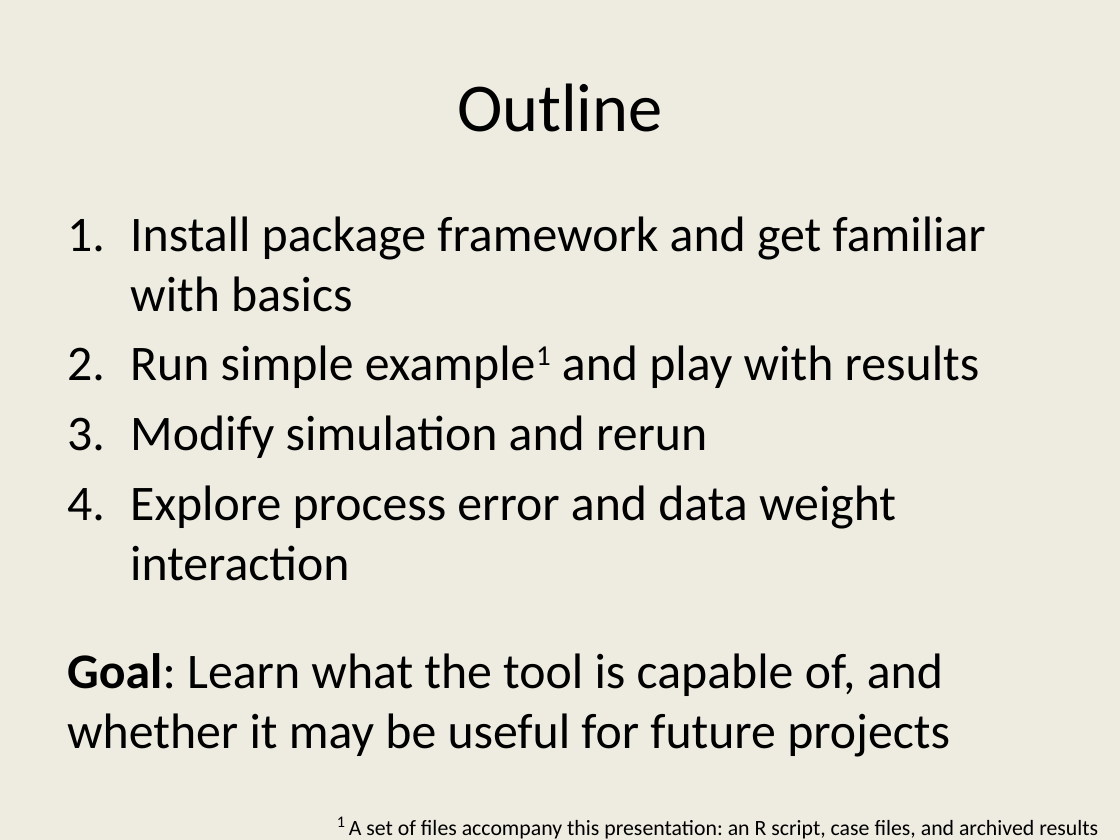
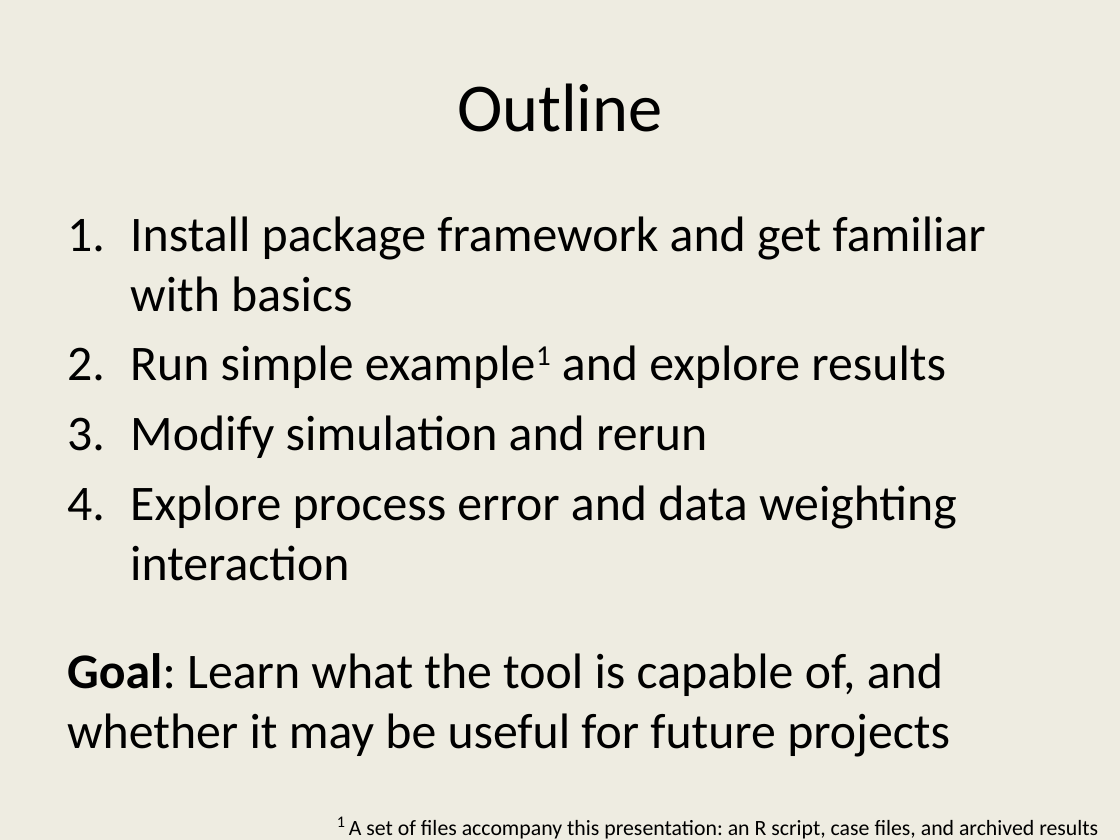
Before and after one commit to ss3sim/workshop, a slide deck: slide 2 of ss3sim_workshop.pptx. Drawn at 1120x840 pixels with LibreOffice and Linux fonts; fonts in the diff are those of the drawing. Boxes give left, top, right and bottom in pixels: in the first picture for what was removed or moved away, otherwise in the second. Text is boxed around its words. In the diff, an @@ line names an element or a change of style, - is before the commit and + after.

Commit message:
small bug fixes and updates to slides

```diff
--- a/ss3sim_workshop.pptx
+++ b/ss3sim_workshop.pptx
@@ text at <box>130,345,946,388</box>: text changed @@
-2. Run simple example1 and play with results
+2. Run simple example1 and explore results
@@ text at <box>130,485,957,581</box>: text changed @@
-4. Explore process error and data weight interaction
+4. Explore process error and data weighting interaction
```
Also in this commit, not shown: 3 other slides changed, 3 slides added, 1 other file.
